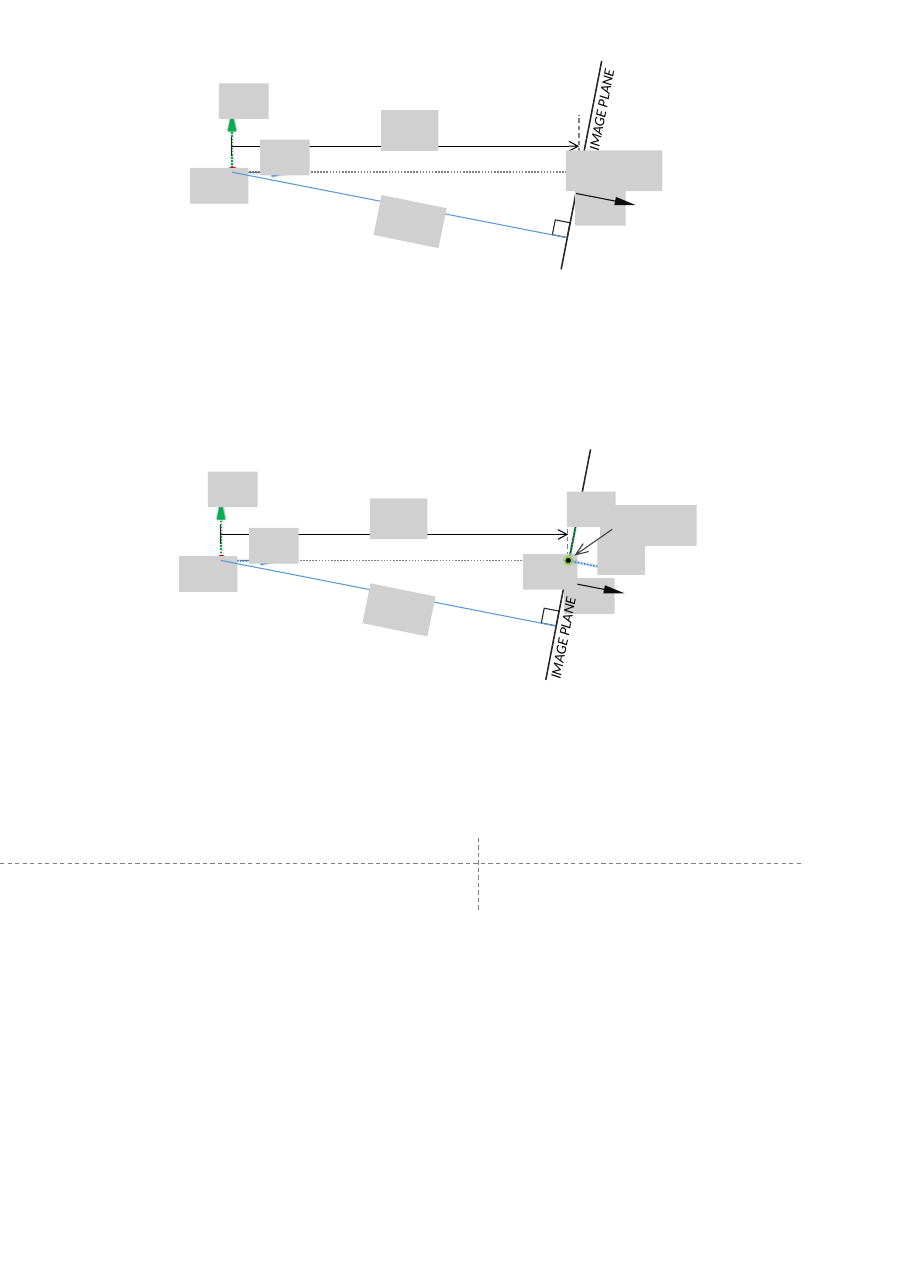
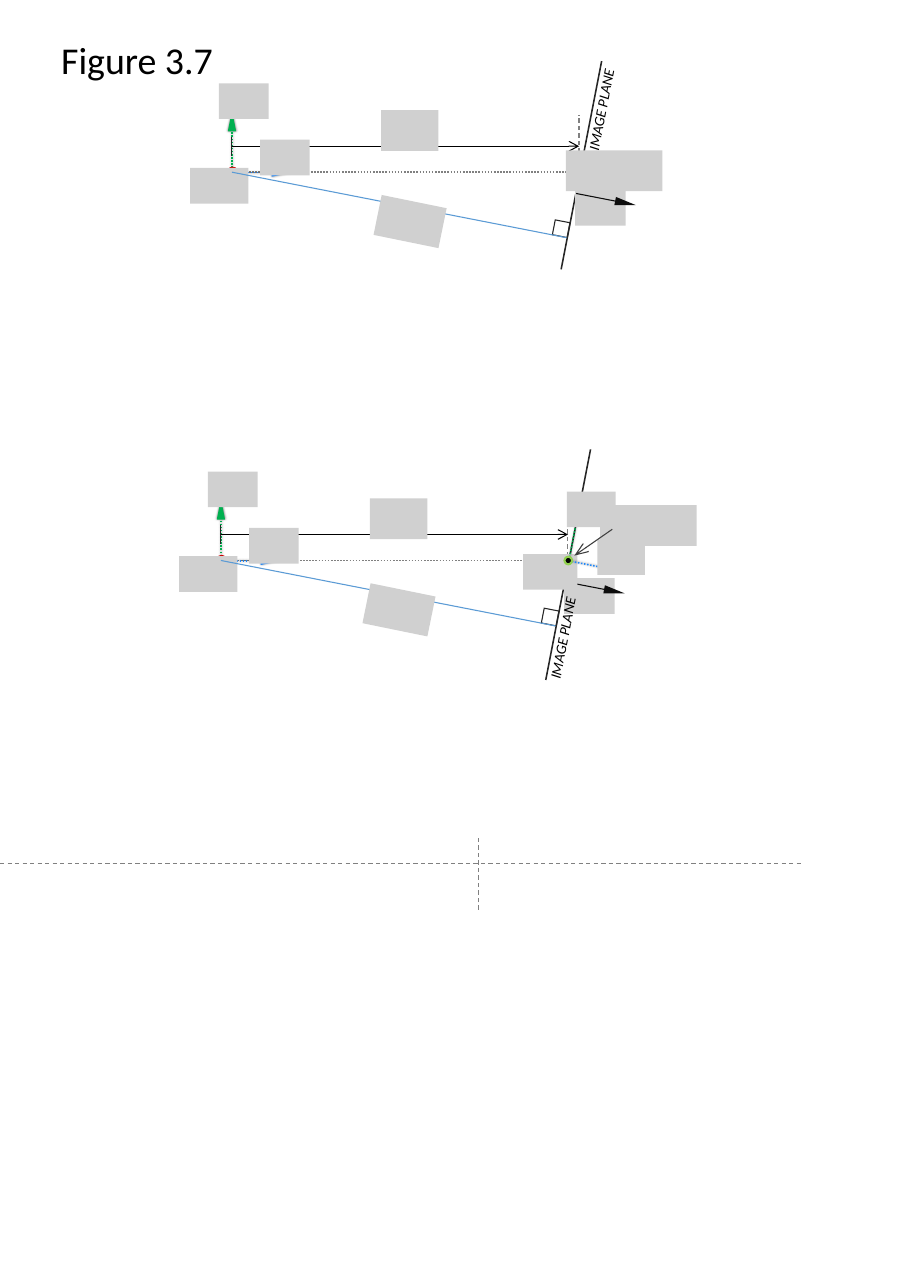
Before and after one commit to indranilsinharoy/phd-artifacts, a slide deck: slide 9 of chapters/chapter03_geometricmodel/figures/figures_PPT.pptx. Drawn at 909x1288 pixels with LibreOffice and Linux fonts; fonts in the diff are those of the drawing; grey boxes stand for pictures. Boxes give left, top, right and bottom in pixels: in the first picture for what was removed or moved away, otherwise in the second. Text is boxed around its words. In the diff, an @@ line names an element or a change of style, - is before the commit and + after.

```diff
--- a/chapters/chapter03_geometricmodel/figures/figures_PPT.pptx
+++ b/chapters/chapter03_geometricmodel/figures/figures_PPT.pptx
@@ text added at bbox=[61, 48, 213, 81], 18 pt, text #000000 @@
+Figure 3.7
```
Also in this commit, not shown: 7 other slides changed, 10 other files.
